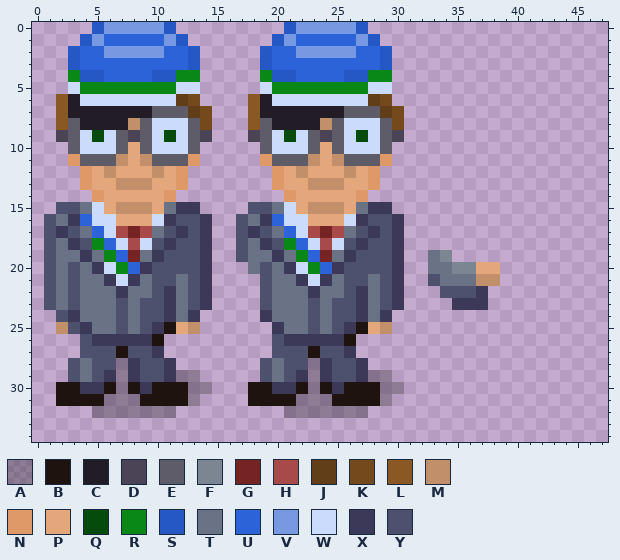
Pixel-art sprite: src/game/sprites/data/cfe-ksv-karl.png. Above is the file before it was changed.
The file is 48x35 pixels.
Palette (. is transparent): A #00000046  B #1f130f  C #221c26  D #4b4356  E #5f5c6a  F #7c8692  G #762323  H #a84a4a  J #613e18  K #744a1c  L #8a5822  M #c28f6b  N #df9968  P #e3a77b  Q #054c0c  R #098717  S #2658c5  T #697385  U #2d63d8  V #7799e2  W #cbdbfc  X #3c3857  Y #4d516d
Pixels before, first column x 1:
 0 ....SVVVVVS.........SVVVVVS...........
 1 ...SVUUUUUVS.......SVUUUUUVS..........
 2 ..SUUVVVVVUUS.....SUUVVVVVUUS.........
 3 ..SUUUUUUUUUS.....SUUUUUUUUUS.........
 4 ..RSSUUUUSSRR.....RSSUUUUSSRR.........
 5 ..WRRRRRRRRWW.....WRRRRRRRRWW.........
 6 .LCWWWWWWWWJK....LCWWWWWWWWJK.........
 7 .LCCCCCCCEEEJK...LCCCCCCCEEEJK........
 8 .LECCCCMEWWWEK...LECCCCMEWWWEK........
 9 .DEWQWEDEWQWED...DEWQWEDEWQWED........
10 ..EWWWEPEWWWE.....EWWWEPEWWWE.........
11 ..NEEEMPMEEEN.....NEEEMPMEEEN.........
12 ...NPMPPPMPN.......NPMPPPMPN..........
13 ...NPPMMMPPN.......NPPMMMPPN..........
14 ....NPPPPPN.........NPPPPPN...........
15 .YYTWPMMMPTXX....YYTWPMMMPTXX.........
16 YTXUWWPPPWXYYX..YTXUWWPPPWXYYX........
17 YXYTUWHGHTYXYX..YXYTUWHGHTYXYX........
18 YTXYRUWHWYXYYX..YTXYRUWHWYXYYX........
19 YTTXTRUGTXYYYX..YTTXTRUGTXYYYX..TF....
20 YTYTXWRUXYYYYX...TYTXWRUXYYYYX..TTFFPP
21 YTYTTXWXTYYTYX....YTTXWXTYYTYX..YTTTMM
22 YTYTTTXTTYXTYX....YTTTXTTYXTYX...YYYX.
23 YTYTTTYTYYXTYX....YTTTYTYYXTYX....XXX.
24 .YXTTTYTYYXTX.....XTTTYTYYXTX.........
25 .MYXTTYTYXBPM......XTTYTYXBPM.........
26 ...YXXXXXB.........YXXXXXB............
27 ...YYYBYYX.........YYYBYYX............
28 ..YTYYAXYYX.......YTYYAXYYX...........
29 ..YTYXAXYYXAA.....YTYXAXYYXAA.........
30 .BBXXBABXBBBAA...BBXXBABXBBBAA........
31 .BBBBAAABBBBA....BBBBAAABBBBA.........
32 ....AAAAAAA.........AAAAAAA...........
Once edited:
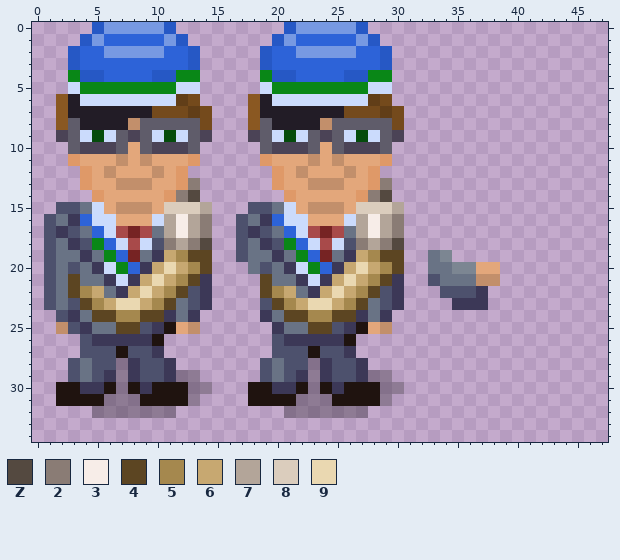
Colours new in this view: Z #544940  2 #8a7c75  3 #f7ede8  4 #5c4522  5 #a5884e  6 #c7a871  7 #b3a599  8 #dbcdbd  9 #ead8b1
The exact change:
{"y":7,"x":10,"old":"EEE","new":"KKK"}
{"y":7,"x":26,"old":"EEE","new":"KKK"}
{"y":8,"x":10,"old":"WWW","new":"EEE"}
{"y":8,"x":26,"old":"WWW","new":"EEE"}
{"y":10,"x":4,"old":"WWW","new":"DDD"}
{"y":10,"x":10,"old":"WWW","new":"DDD"}
{"y":10,"x":20,"old":"WWW","new":"DDD"}
{"y":10,"x":26,"old":"WWW","new":"DDD"}
{"y":11,"x":4,"old":"EEE","new":"PPP"}
{"y":11,"x":10,"old":"EEE","new":"PPP"}
{"y":11,"x":20,"old":"EEE","new":"PPP"}
{"y":11,"x":26,"old":"EEE","new":"PPP"}
{"y":13,"x":13,"old":".","new":"2"}
{"y":13,"x":29,"old":".","new":"2"}
{"y":14,"x":12,"old":"..","new":"2Z"}
{"y":14,"x":28,"old":"..","new":"2Z"}
{"y":15,"x":11,"old":"TXX.","new":"8887"}
{"y":15,"x":27,"old":"TXX.","new":"8887"}
{"y":16,"x":11,"old":"XYYX","new":"7372"}
{"y":16,"x":27,"old":"XYYX","new":"7372"}
{"y":17,"x":11,"old":"YXYX","new":"7372"}
{"y":17,"x":27,"old":"YXYX","new":"7372"}
{"y":18,"x":11,"old":"XYYX","new":"272Z"}
{"y":18,"x":27,"old":"XYYX","new":"272Z"}
{"y":19,"x":11,"old":"YYYX","new":"6544"}
{"y":19,"x":27,"old":"YYYX","new":"6544"}
{"y":20,"x":10,"old":"YYYYX","new":"69654"}
{"y":20,"x":26,"old":"YYYYX","new":"69654"}
{"y":21,"x":3,"old":"Y","new":"4"}
{"y":21,"x":9,"old":"TYYTY","new":"69654"}
{"y":21,"x":19,"old":"Y","new":"4"}
{"y":21,"x":25,"old":"TYYTY","new":"69654"}
{"y":22,"x":3,"old":"YTT","new":"456"}
{"y":22,"x":8,"old":"TTYXT","new":"69654"}
{"y":22,"x":19,"old":"YTT","new":"456"}
{"y":22,"x":24,"old":"TTYXT","new":"69654"}
{"y":23,"x":4,"old":"TTTYTYYX","new":"45699654"}
{"y":23,"x":20,"old":"TTTYTYYX","new":"45699654"}
{"y":24,"x":5,"old":"TTYTYY","new":"445544"}
{"y":24,"x":21,"old":"TTYTYY","new":"445544"}
{"y":25,"x":7,"old":"YT","new":"44"}
{"y":25,"x":23,"old":"YT","new":"44"}
{"label":"changed","picture_box":[68,106,212,334]}
{"label":"changed","picture_box":[260,106,404,334]}
